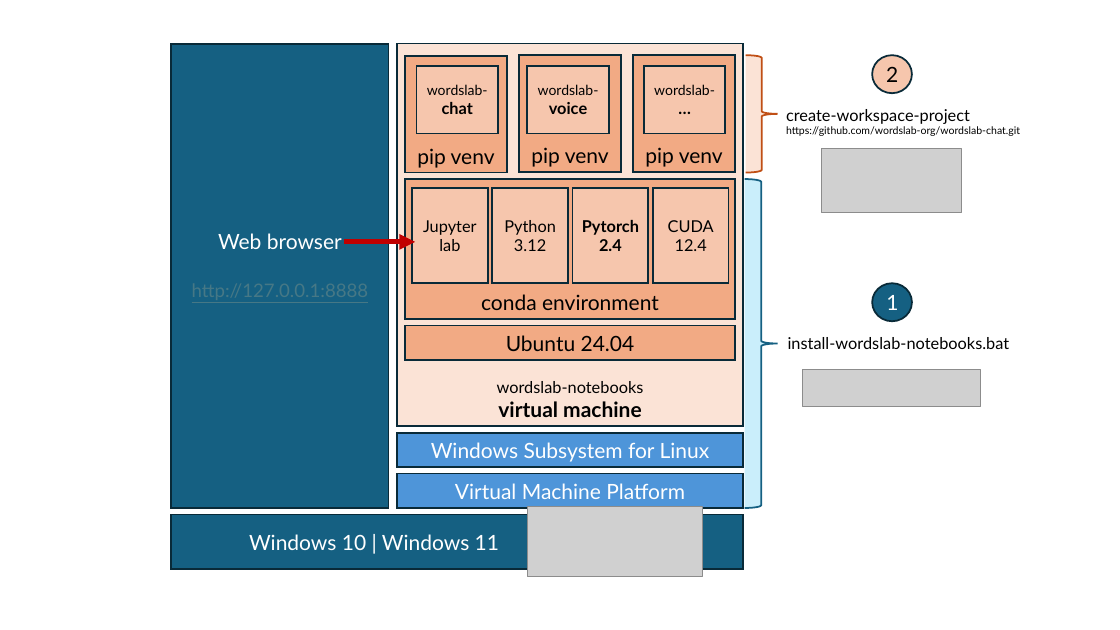
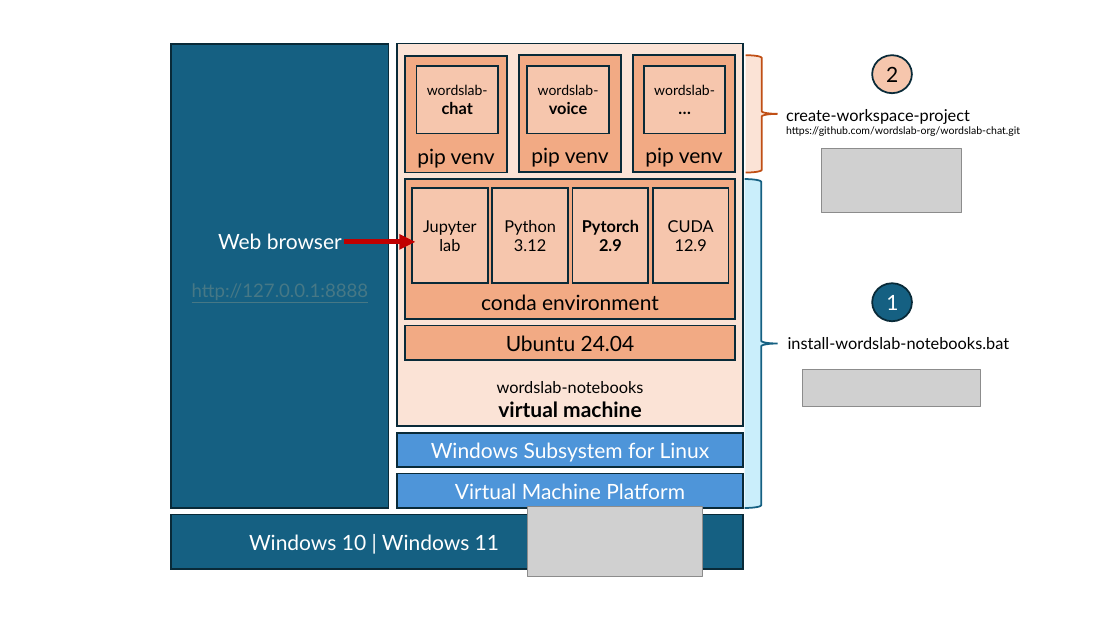
Before and after one commit to wordslab-org/wordslab-notebooks, a slide deck: slide 3 of docs/docs-src/wordslab-notebooks-architecture.pptx. Drawn at 1120x630 pixels with LibreOffice and Linux fonts; fonts in the diff are those of the drawing; grey boxes stand for pictures. Boxes give left, top, right and bottom in pixels: in the first picture for what was removed or moved away, otherwise in the second. Text is boxed around its words. In the diff, an @@ line names an element or a change of style, - is before the commit and + after.

```diff
--- a/docs/docs-src/wordslab-notebooks-architecture.pptx
+++ b/docs/docs-src/wordslab-notebooks-architecture.pptx
@@ text in rectangle at bbox=[599, 239, 622, 251]: text changed @@
-2.4
+2.9
@@ text in rectangle at bbox=[675, 239, 707, 251]: text changed @@
-12.4
+12.9
```
Also in this commit, not shown: 1 other slide changed, 2 other files.
